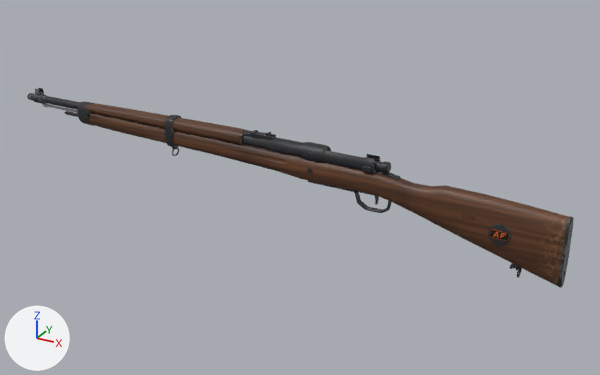
One commit to the FBX model blender/export/afm41_pathfinder_lod1.fbx: the scene before it, then after it.
Camera for both pictures: a camera (50 mm lens) standing at (0.622, -1.333, 0.702) and looking at (-0.133, 0.039, 0.016). The lights are fixed; the arrows at lower left show +X, +Y and +Z. The older version comes first.

In view in the first picture: 'M41_LOD_1'.
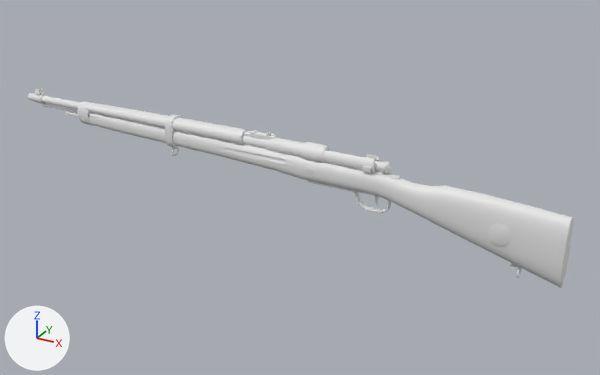
The edits, one by one:
me_m41_lod_1 has 4566 vertices, 7612 faces and spans x -0.832..0.416, y -0.023..0.05, z -0.045..0.14.
me_m41_lod_1 no longer uses material mat_m41_body_dayz (picture img_afm41_body_co_png).

Pixel boxes [x1, y1, x2, y2] of what changed, in the pictures (600 x 375 px):
'M41_LOD_1', recoloured (brown to white): [27, 88, 573, 288] in both
